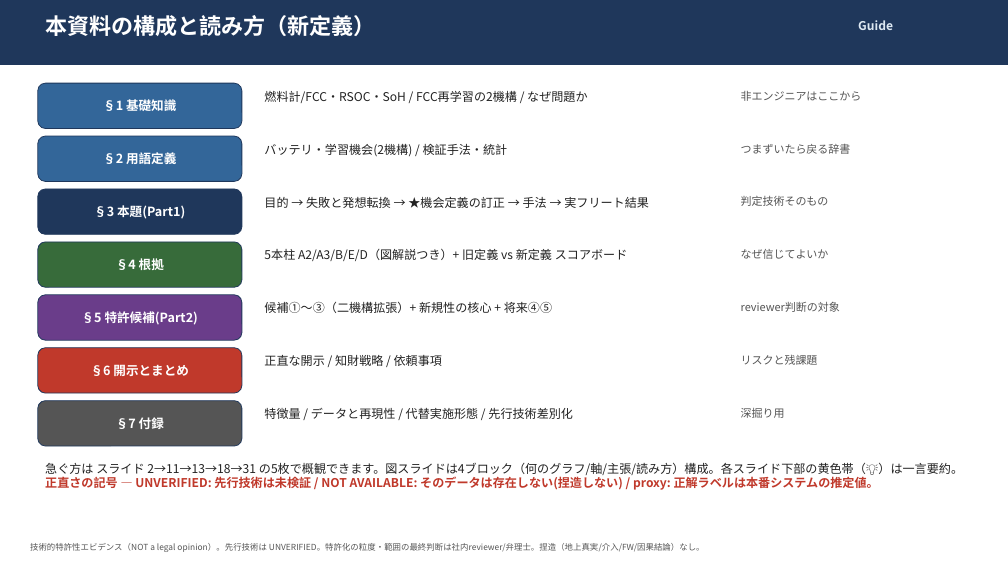
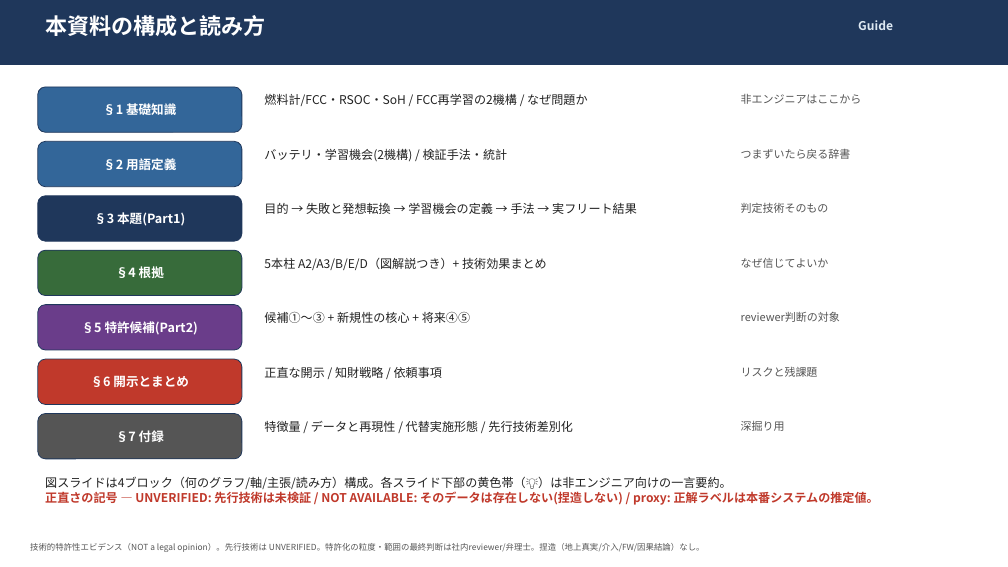
Before and after one commit to naja-hubble/battery-usage-ai, a slide deck: slide 3 of data/reports/fcc_patent_summary_slides_v5_od2.pptx. Drawn at 1008x567 pixels with LibreOffice and Linux fonts; fonts in the diff are those of the drawing. Boxes give left, top, right and bottom in pixels: in the first picture for what was removed or moved away, otherwise in the second. Text is boxed around its words. In the diff, an @@ line names an element or a change of style, - is before the commit and + after.

```diff
--- a/data/reports/fcc_patent_summary_slides_v5_od2.pptx
+++ b/data/reports/fcc_patent_summary_slides_v5_od2.pptx
@@ text at [45, 15, 266, 36]: text changed @@
-本資料の構成と読み方（新定義）
+本資料の構成と読み方
@@ text at [264, 203, 637, 214]: text changed @@
-目的 → 失敗と発想転換 → ★機会定義の訂正 → 手法 → 実フリート結果
+目的 → 失敗と発想転換 → 学習機会の定義 → 手法 → 実フリート結果
@@ 3 rounded rectangles, 3 texts: place and size @@
-3 rounded rectangles, 3 texts at [38, 83, 851, 234]
+3 rounded rectangles, 3 texts at [38, 87, 851, 241]
@@ text at [264, 258, 547, 270]: text changed @@
-5本柱 A2/A3/B/E/D（図解説つき）+ 旧定義 vs 新定義 スコアボード
+5本柱 A2/A3/B/E/D（図解説つき）+ 技術効果まとめ
@@ text at [264, 312, 470, 323]: text changed @@
-候補①〜③（二機構拡張）+ 新規性の核心 + 将来④⑤
+候補①〜③ + 新規性の核心 + 将来④⑤
@@ 4 texts, 3 rounded rectangles: place and size @@
-4 texts, 3 rounded rectangles at [38, 242, 840, 393]
+4 texts, 3 rounded rectangles at [38, 250, 840, 405]
@@ 3 texts, 1 rounded rectangle: place and size @@
-3 texts, 1 rounded rectangle at [38, 401, 963, 490]
+3 texts, 1 rounded rectangle at [38, 414, 879, 505]
@@ text at [45, 477, 732, 489]: text changed @@
-急ぐ方は スライド 2→11→13→18→31 の5枚で概観できます。図スライドは4ブロック（何のグラフ/軸/主張/読み方）構成。各スライド下部の黄色帯（💡）は一言要約。
+図スライドは4ブロック（何のグラフ/軸/主張/読み方）構成。各スライド下部の黄色帯（💡）は非エンジニア向けの一言要約。
```
Also in this commit, not shown: 26 other slides changed, 6 slides added, 12 other files.
